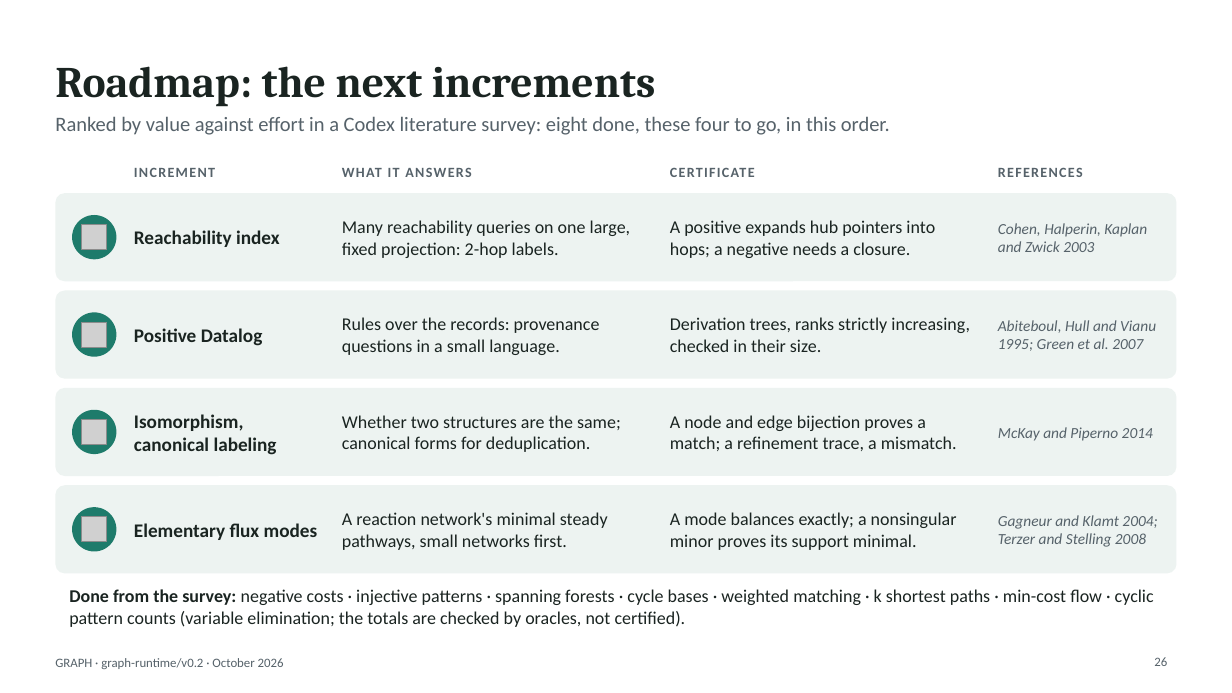
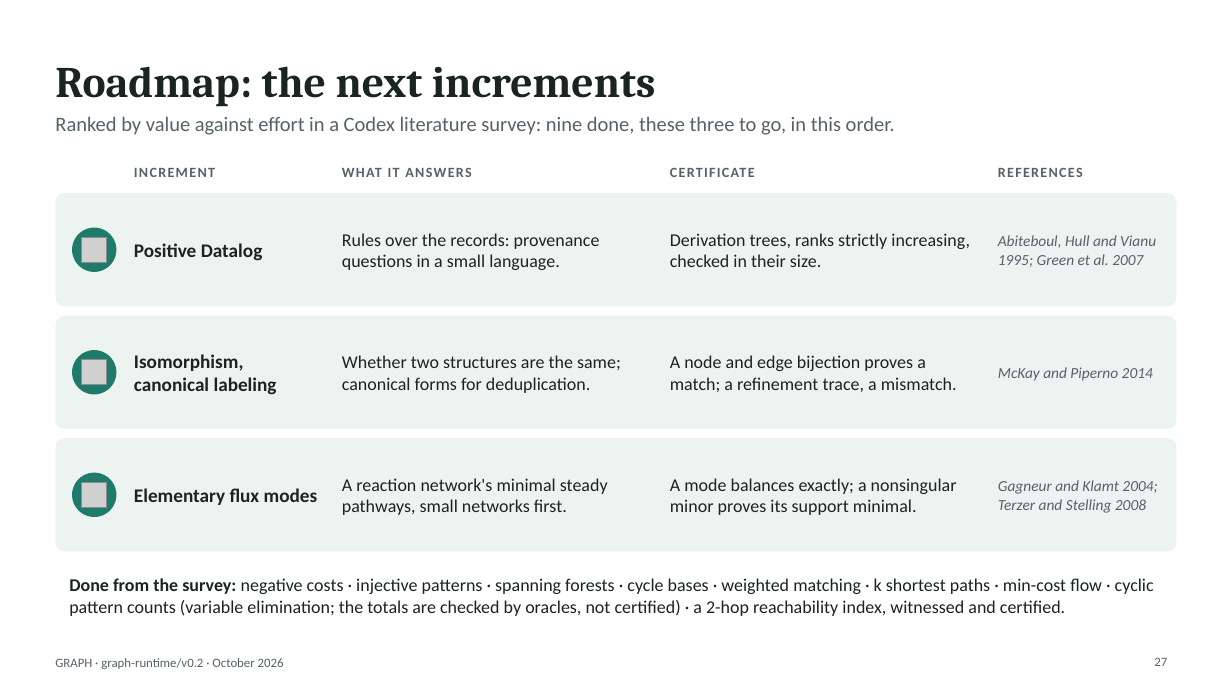
Before and after one commit to hlxin/graph, a slide deck: slide 27 of docs/GRAPH_slides.pptx (slide 26 before the commit). Drawn at 1232x693 pixels with LibreOffice and Linux fonts; fonts in the diff are those of the drawing; grey boxes stand for pictures. Boxes give left, top, right and bottom in pixels: in the first picture for what was removed or moved away, otherwise in the second. Text is boxed around its words. In the diff, an @@ line names an element or a change of style, - is before the commit and + after.

```diff
--- a/docs/GRAPH_slides.pptx
+++ b/docs/GRAPH_slides.pptx
@@ text at <box>55,116,895,135</box>: text changed @@
-Ranked by value against effort in a Codex literature survey: eight done, these four to go, in this order.
+Ranked by value against effort in a Codex literature survey: nine done, these three to go, in this order.
@@ rounded rectangle: place and size @@
-rounded rectangle at <box>55,193,1177,281</box>
+rounded rectangle at <box>55,193,1177,307</box>
@@ text "Positive Datalog": place and size @@
-text "Positive Datalog" at <box>134,328,263,346</box>
+text "Positive Datalog" at <box>134,243,263,261</box>
@@ text "Rules over the records: provenance ...": place and size @@
-text "Rules over the records: provenance ..." at <box>342,317,600,355</box>
+text "Rules over the records: provenance ..." at <box>342,233,600,270</box>
@@ text "Derivation trees, ranks strictly increasing, ...": place and size @@
-text "Derivation trees, ranks strictly increasing, ..." at <box>670,317,970,352</box>
+text "Derivation trees, ranks strictly increasing, ..." at <box>670,233,970,267</box>
@@ text "Abiteboul, Hull and Vianu 1995; ...": place and size @@
-text "Abiteboul, Hull and Vianu 1995; ..." at <box>998,320,1156,351</box>
+text "Abiteboul, Hull and Vianu 1995; ..." at <box>998,235,1156,267</box>
@@ ellipse: place and size @@
-ellipse at <box>72,215,116,260</box>
+ellipse at <box>72,227,116,272</box>
@@ picture: place and size @@
-picture at <box>82,323,107,348</box>
+picture at <box>82,238,107,262</box>
@@ picture removed at <box>82,225,107,250</box> @@
@@ text removed at <box>134,230,280,247</box> @@
-Reachability index
@@ text removed at <box>342,220,631,258</box> @@
-Many reachability queries on one large, fixed projection: 2-hop labels.
@@ text removed at <box>670,220,935,258</box> @@
-A positive expands hub pointers into hops; a negative needs a closure.
@@ text removed at <box>998,223,1147,252</box> @@
-Cohen, Halperin, Kaplan and Zwick 2003
@@ rounded rectangle: place and size @@
-rounded rectangle at <box>55,290,1177,378</box>
+rounded rectangle at <box>55,316,1177,430</box>
@@ text "Isomorphism, canonical labeling": place and size @@
-text "Isomorphism, canonical labeling" at <box>134,414,277,455</box>
+text "Isomorphism, canonical labeling" at <box>134,354,277,395</box>
@@ text "Whether two structures are the ...": place and size @@
-text "Whether two structures are the ..." at <box>342,415,621,452</box>
+text "Whether two structures are the ..." at <box>342,355,621,393</box>
@@ text "A node and edge bijection ...": place and size @@
-text "A node and edge bijection ..." at <box>670,415,957,451</box>
+text "A node and edge bijection ..." at <box>670,355,957,392</box>
@@ text "McKay and Piperno 2014": place and size @@
-text "McKay and Piperno 2014" at <box>998,427,1153,441</box>
+text "McKay and Piperno 2014" at <box>998,367,1153,381</box>
@@ ellipse: place and size @@
-ellipse at <box>72,312,116,357</box>
+ellipse at <box>72,350,116,395</box>
@@ picture: place and size @@
-picture at <box>82,420,107,445</box>
+picture at <box>82,360,107,384</box>
@@ proportions changed in 3 elements at <box>55,193,1177,307</box>, <box>55,316,1177,430</box>, <box>55,438,1177,552</box> @@
@@ rounded rectangle: place and size @@
-rounded rectangle at <box>55,388,1177,476</box>
+rounded rectangle at <box>55,438,1177,552</box>
@@ text "Elementary flux modes": place and size @@
-text "Elementary flux modes" at <box>134,523,318,540</box>
+text "Elementary flux modes" at <box>134,488,318,505</box>
@@ text "A reaction network's minimal steady ...": place and size @@
-text "A reaction network's minimal steady ..." at <box>342,512,608,550</box>
+text "A reaction network's minimal steady ..." at <box>342,478,608,515</box>
@@ text "A mode balances exactly; a ...": place and size @@
-text "A mode balances exactly; a ..." at <box>670,512,957,550</box>
+text "A mode balances exactly; a ..." at <box>670,478,957,515</box>
@@ text "Gagneur and Klamt 2004; Terzer ...": place and size @@
-text "Gagneur and Klamt 2004; Terzer ..." at <box>998,515,1157,547</box>
+text "Gagneur and Klamt 2004; Terzer ..." at <box>998,480,1157,513</box>
@@ ellipse: place and size @@
-ellipse at <box>72,409,116,454</box>
+ellipse at <box>72,473,116,518</box>
@@ rounded rectangle removed at <box>55,485,1177,573</box> @@
@@ ellipse removed at <box>72,507,116,552</box> @@
@@ picture: place and size @@
-picture at <box>82,517,107,542</box>
+picture at <box>82,482,107,507</box>
@@ text at <box>69,578,1154,616</box>: text changed @@
-Done from the survey: negative costs · injective patterns · spanning forests · cycle bases · weighted matching · k shortest paths · min-cost flow · cyclic pattern counts (variable elimination; the totals are checked by oracles, not certified).
+Done from the survey: negative costs · injective patterns · spanning forests · cycle bases · weighted matching · k shortest paths · min-cost flow · cyclic pattern counts (variable elimination; the totals are checked by oracles, not certified) · a 2-hop reachability index, witnessed and certified.
@@ page number at <box>1154,657,1167,666</box>: text changed @@
-26
+27
```
Also in this commit, not shown: 7 other slides changed, 1 slide added, 3 other files.
